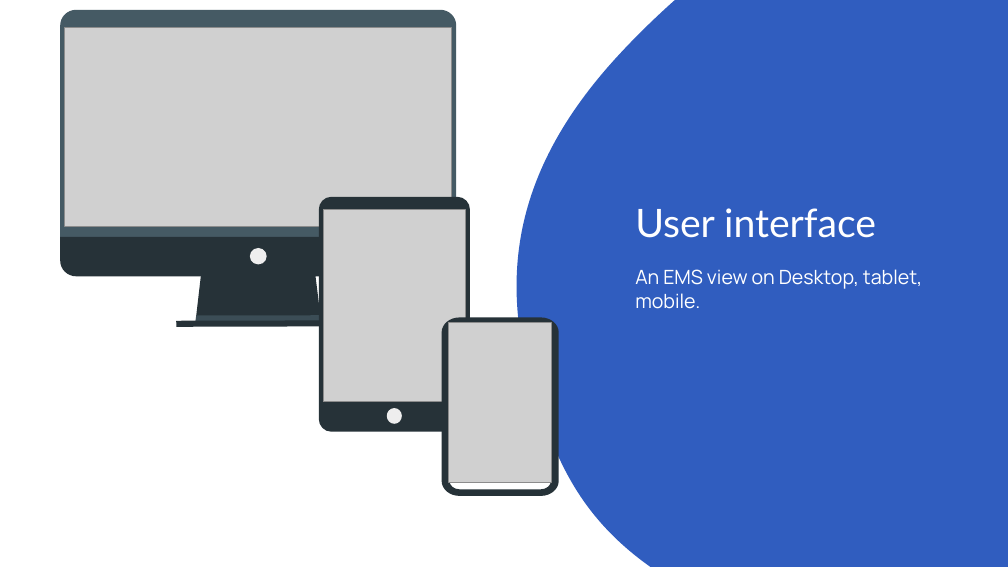
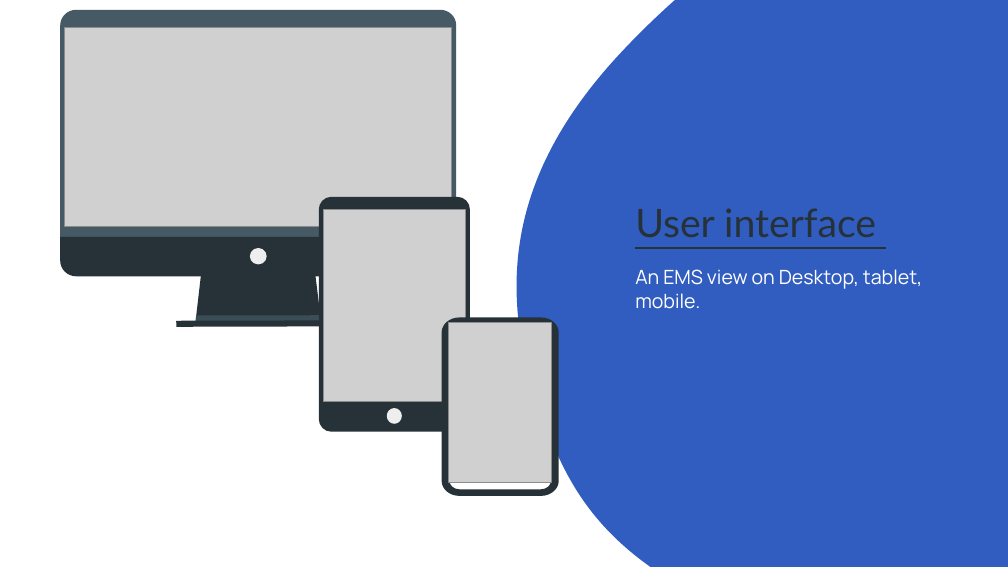
Before and after one commit to parin-2002/EMS, a slide deck: slide 18 of documentation/projectPPT.pptx. Drawn at 1008x567 pixels with LibreOffice and Linux fonts; fonts in the diff are those of the drawing; grey boxes stand for pictures. Boxes give left, top, right and bottom in pixels: in the first picture for what was removed or moved away, otherwise in the second. Text is boxed around its words. In the diff, an @@ line names an element or a change of style, - is before the commit and + after.

```diff
--- a/documentation/projectPPT.pptx
+++ b/documentation/projectPPT.pptx
@@ title "User interface" at [635,208,876,238]: text colour #FFFFFF to #263238, underline on @@
```
Also in this commit, not shown: 12 other slides changed, 2 other files.
